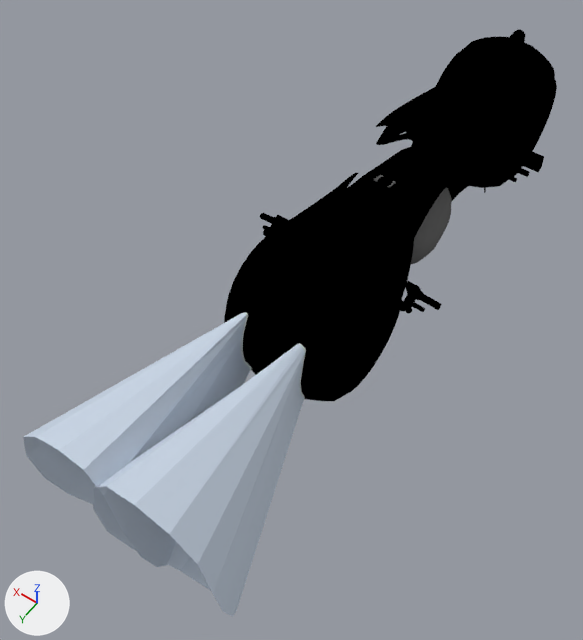
A saved change to the Blender file models/light-baton.blend.
One viewpoint serves both versions: a 50 mm lens placed at (-1.487, 3.396, 3.902), pointed at (0.184, 1.057, 0.227). The axes (+X, +Y, +Z) are drawn at lower left. The lights are the same throughout. The same objects are shown in both versions, whatever each file hides.

The first picture shows 'light-cycle body orange'.
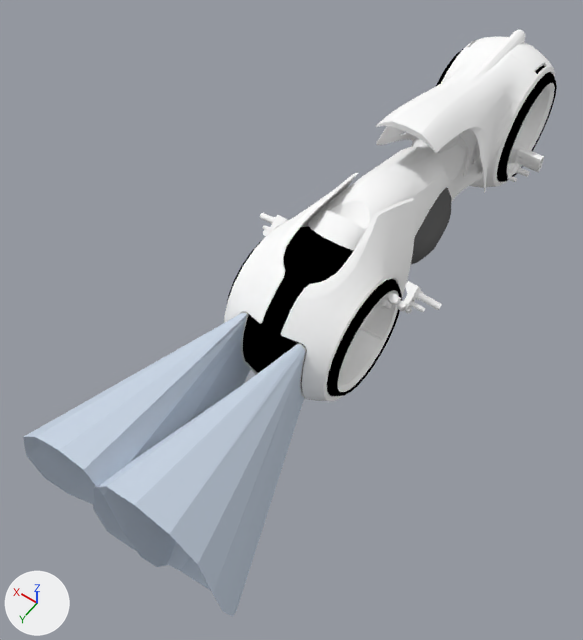
Pixel boxes (x1, y1, x2, y2) of what changed, in the pictures (583 x 640 px):
```json
{"object": "light-cycle body orange", "change": "recoloured", "before": [221, 29, 557, 402], "after": [221, 29, 557, 402], "on screen": "black to white"}
```

Edits to the scene script, one JSON object a line:
```json
{"op": "set", "path": "mat_cycle_body_white.base_color", "old": "(0.0, 0.0, 0.0)", "new": "(1.0, 1.0, 1.0)", "note": "black #000000 -> white #ffffff"}
```
